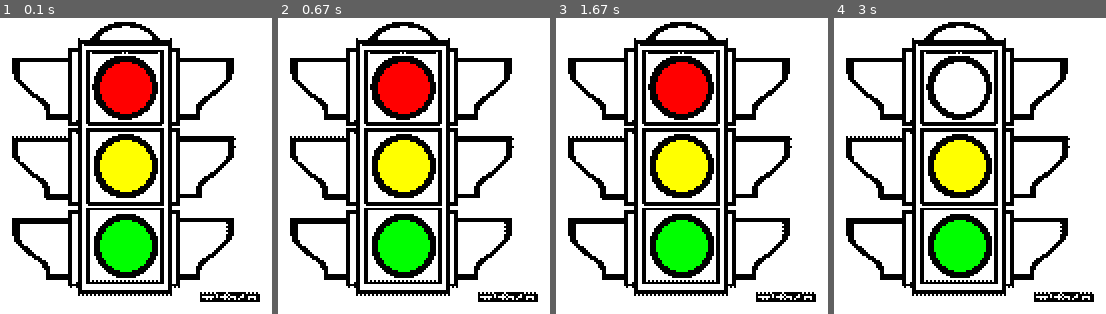
Above: before the commit, frames 1-4 (left to right).
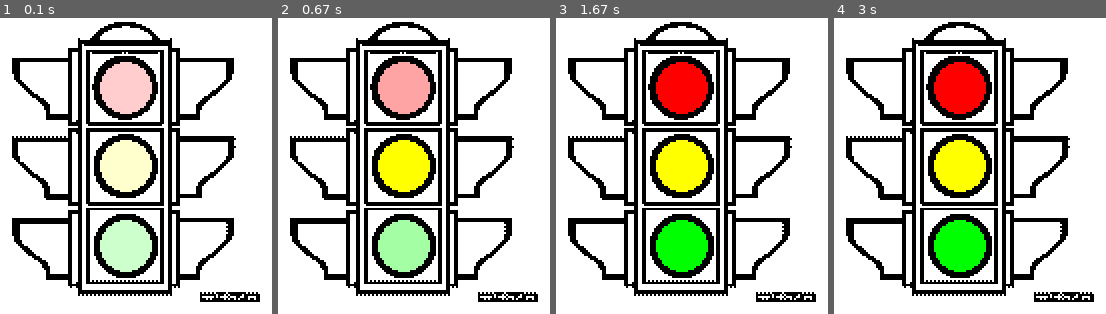
Above: after the commit, the same moments.

Repository: fin-github/Pygame_Shtuff
Game: pygame game, started from animated_picture.py
The game is run twice, just before and just after one commit, with the same random seed, the same clock (stepped at 60 frames per second) and the same inputs. The source is Python 2; it was converted automatically to run under Python 3.
Inputs:
- Up to frame 1 (0.1 s): no input
- Up to frame 2 (0.67 s): hold Right from 0.33 s (still down)
- Up to frame 3 (1.67 s): release Right at 0.8 s; hold Up 0.83-1.13 s; tap Space at 0.9 s
- Up to frame 4 (3 s): hold Left 1.67-2.2 s; tap Space at 1.73, 2.03, 2.3 s; hold Down 2.23-2.53 s

The runs differ from the first frame. In frame 1, 7.8% of the frame differs, in the area x 36-56%, y 14-86%; in frame 2, 5.2%; in frame 3, nothing differs; in frame 4, 2.6%.

Commit message:
Updated Traffic Light

Diff:
--- a/animated_picture.py
+++ b/animated_picture.py
@@ -5,40 +5,47 @@
 DISPLAYSURF = pygame.display.set_mode((500, 400))
 pygame.display.set_caption('Are You Ready?')
 
-def right_arrow_pressed():
-    print "Right Pressed!"
-
-def left_arrow_pressed():
-    print "Left Pressed!"
-
-def down_arrow_pressed():
-    pygame.draw.circle(DISPLAYSURF, WHITE, (72, 35), 16)
-    pygame.draw.circle(DISPLAYSURF, BLACK, (72, 35), 16, 3)
-
-def up_arrow_pressed():
-    pygame.draw.circle(DISPLAYSURF, RED, (72, 35), 16)
-    pygame.draw.circle(DISPLAYSURF, BLACK, (72, 35), 16, 3)
+DOWN = 1
+UP = 2
+current_light = 0
 
 WHITE = (255, 255, 255)
 BLACK = (0, 0, 0)
 GREEN = (0, 255, 0)
+LIGHT_GREEN = (0, 255, 0, 50)
 BLUE = (0, 0, 128)
 YELLOW = (255, 255, 0)
+LIGHT_YELLOW = (255, 255, 0, 50)
 RED = (255, 0, 0)
-LIGHT_YELLOW = (255, 255, 102)
+LIGHT_RED = (255, 0, 0, 50)
+
+def change_light(direction):
+    global current_light
+    current_light = (current_light + direction)%3
+    lights_array = [False, False, False]
+    lights_array[current_light] = True
+    draw_lights(lights_array)
+
+def draw_lights(lights_array):
+    new_surf = DISPLAYSURF.convert_alpha()
+    light_colors = [RED, YELLOW, GREEN]
+    off_colors = [LIGHT_RED, LIGHT_YELLOW, LIGHT_GREEN]
+    for light in range(3):
+        if(not lights_array[light]):
+            light_colors[light] = off_colors[light]
+    pygame.draw.circle(new_surf, light_colors[0], (72, 35), 16)
+    pygame.draw.circle(new_surf, BLACK, (72, 35), 16, 3)
+    pygame.draw.circle(new_surf, light_colors[1], (72, 74), 16)
+    pygame.draw.circle(new_surf, BLACK, (72, 74), 16, 3)
+    pygame.draw.circle(new_surf, light_colors[2], (72, 114), 16)
+    pygame.draw.circle(new_surf, BLACK, (72, 114), 16, 3)
+
+    DISPLAYSURF.blit(new_surf, (0,0))
 
 DISPLAYSURF.fill(WHITE)
 traffic_light = pygame.image.load("Traffic_Light.jpg")
 DISPLAYSURF.blit(traffic_light, pygame.Rect(0, 0, 700, 550))
-pygame.draw.circle(DISPLAYSURF, RED, (72, 35), 16)
-pygame.draw.circle(DISPLAYSURF, BLACK, (72, 35), 16, 3)
-pygame.draw.circle(DISPLAYSURF, YELLOW, (72, 74), 16)
-pygame.draw.circle(DISPLAYSURF, BLACK, (72, 74), 16, 3)
-pygame.draw.circle(DISPLAYSURF, GREEN, (72, 114), 16)
-pygame.draw.circle(DISPLAYSURF, BLACK, (72, 114), 16, 3)
-##(69, 34)
-##(70, 73)
-##(69, 113)
+draw_lights([False, False, False])
 
 while True: # main game loop
     for event in pygame.event.get():
@@ -48,13 +55,15 @@
         elif(event.type == KEYDOWN):
             key_map = pygame.key.get_pressed()
             if(key_map[K_RIGHT]):
-                right_arrow_pressed()
+                change_light(DOWN)
             elif(key_map[K_LEFT]):
-                left_arrow_pressed()
+                change_light(UP)
             elif(key_map[K_DOWN]):
-                down_arrow_pressed()
+                change_light(DOWN)
             elif(key_map[K_UP]):
-                up_arrow_pressed()
+                change_light(UP)
+            elif(key_map[K_SPACE]):
+                draw_lights([True, True, True])
         elif(event.type == MOUSEBUTTONDOWN):
             print pygame.mouse.get_pos()
     pygame.display.update()
